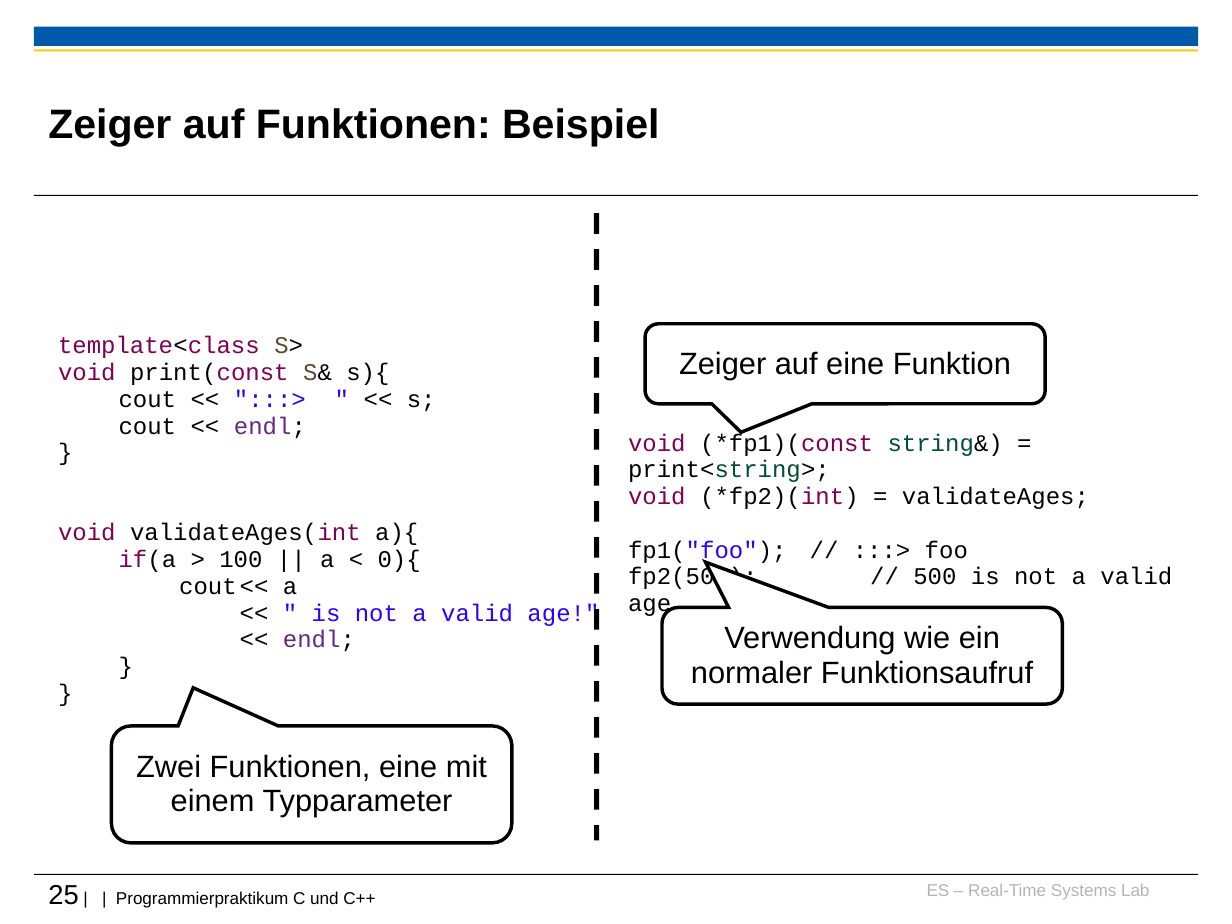
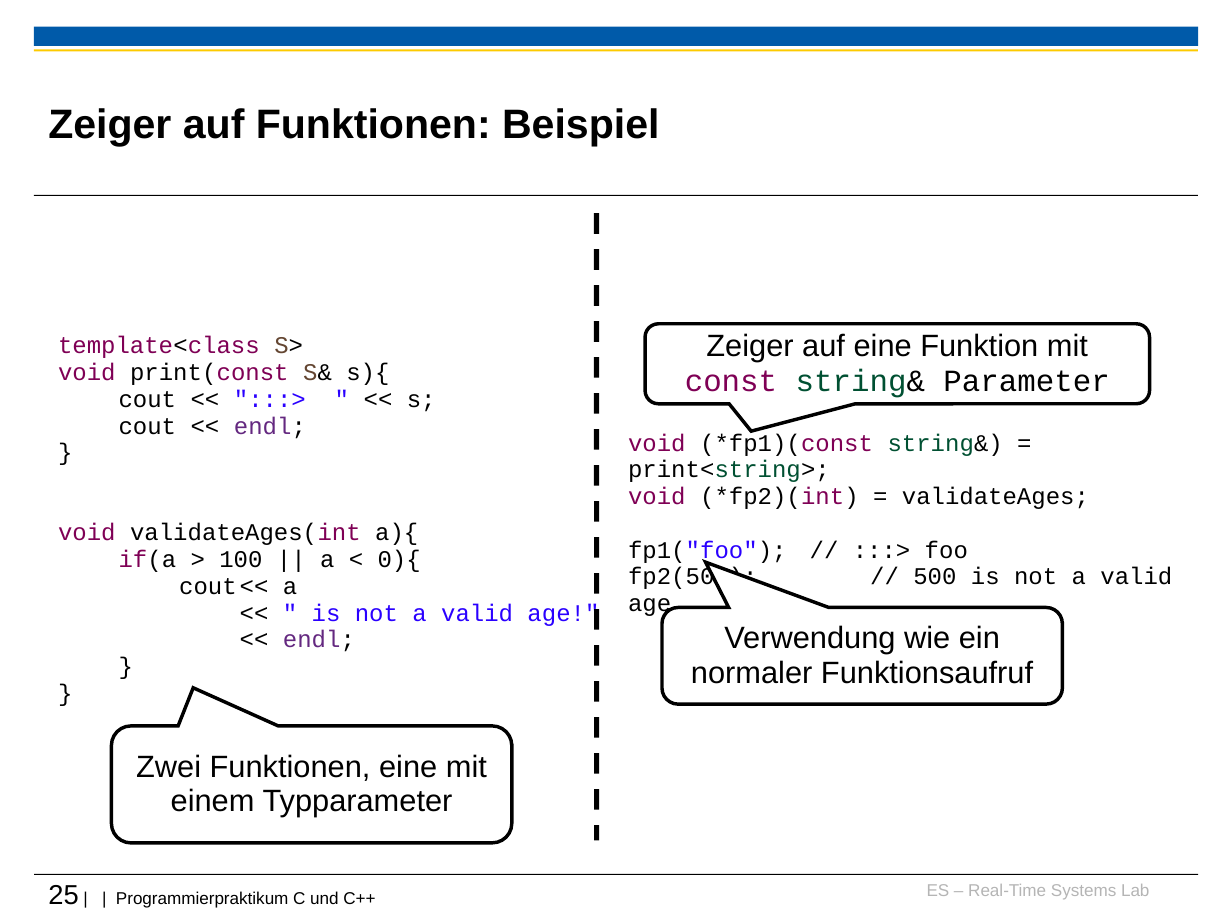
Before and after one commit to h82k/tud-cppp, a slide deck: slide 25 of Vorlesung/4 Fortgeschrittene Themen_F31.ppt. Drawn at 1232x924 pixels with LibreOffice and Linux fonts; fonts in the diff are those of the drawing; background and template pictures are left out. Boxes give left, top, right and bottom in pixels: in the first picture for what was removed or moved away, otherwise in the second. Text is boxed around its words. In the diff, an @@ line names an element or a change of style, - is before the commit and + after.

```diff
--- a/Vorlesung/4 Fortgeschrittene Themen_F31.ppt
+++ b/Vorlesung/4 Fortgeschrittene Themen_F31.ppt
@@ rounded speech box "Zeiger auf eine Funktion mit ...": place and size @@
-rounded speech box "Zeiger auf eine Funktion mit ..." at [646,324,1046,404]
+rounded speech box "Zeiger auf eine Funktion mit ..." at [646,324,1151,404]
@@ rounded speech box "Zeiger auf eine Funktion mit ..." at [646,324,1151,404]: proportions changed @@
@@ text in rounded speech box at [685,333,1109,398]: text changed @@
-Zeiger auf eine Funktion
+Zeiger auf eine Funktion mit const string& Parameter
```
Also in this commit, not shown: 21 other slides changed.
